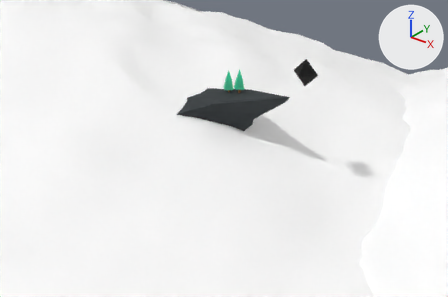
Renders of the COLLADA model source/resource/obj/cliff.dae from each side of a commit.
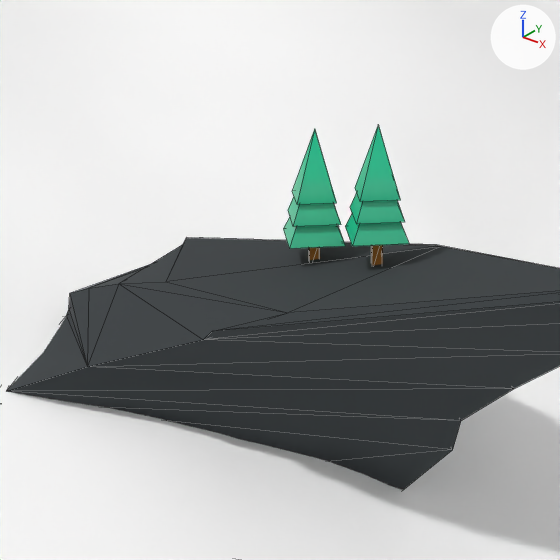
Each version appears first from a camera (50 mm lens) standing at (69.5, -106.3, 47.8) and looking at (-11.9, -4.5, -15.3), and next in a close-up on the part from 39% to 60% of the width and 16% to 48% of the height. Lighting does not change. The marker at upper right points along +X, +Y and +Z. The close-ups show mesh edges as thin lines. Where no turn or scale is listed for an object, it has been applied to the vertices.
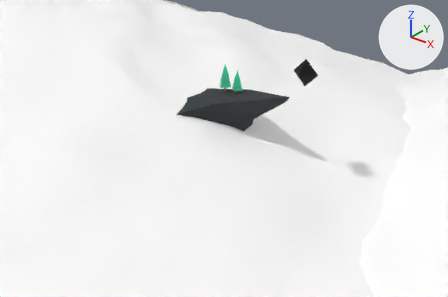
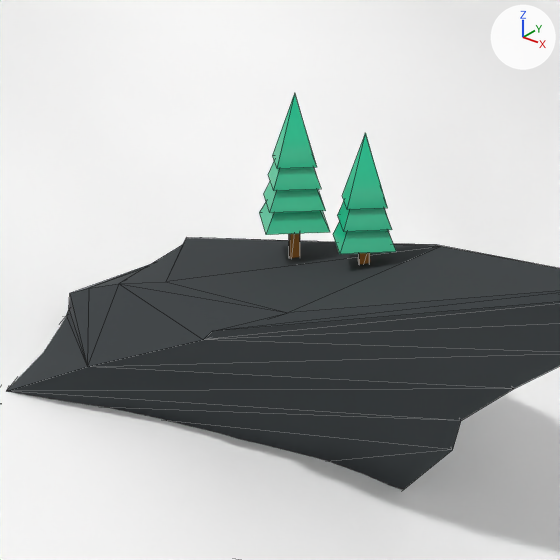
What differs and where, as boxes (x1, y1, x2, y2) in the close-ups (560 x 560 px):
'Cone_0.001', moved
    before: (292, 129, 337, 205)
    after: (272, 93, 317, 169)
'Cone_0', moved
    before: (355, 125, 401, 202)
    after: (342, 133, 388, 210)
'Cone_2.001', moved
    before: (283, 217, 345, 249)
    after: (264, 182, 326, 213)
'Cone_1.001', moved
    before: (288, 197, 341, 227)
    after: (268, 162, 321, 191)
'Cone_2', moved
    before: (345, 214, 409, 246)
    after: (333, 221, 396, 254)
'Cone_1', moved
    before: (350, 193, 405, 224)
    after: (337, 201, 392, 232)
'Cone_3', added (green)
    after: (259, 202, 330, 235)
'Trunk.001', moved
    before: (309, 247, 320, 260)
    after: (289, 233, 300, 258)
'Trunk', moved
    before: (371, 245, 383, 265)
    after: (358, 253, 370, 264)

What changed in the scene script:
```text
Add me_cone_3:
    me_cone_3.from_pydata([(1.82, 0.0, -1.42), (0.0, 0.0, 1.42), (0.0, 1.82, -1.42), (-1.82, 0.0, -1.42), (0.0, -1.82, -1.42)], [], [(2, 1, 0), (3, 1, 2), (4, 1, 3), (0, 1, 4)])
    me_cone_3.materials.append(mat_treetop)  # green #19c28f
Change ob_trunk:
    ob_trunk.location: (-12.56, 2.03, -3.02) -> (-13.19, 2.03, -3.49)
Change ob_cone_0:
    ob_cone_0.location: (-12.56, 2.03, 0.77) -> (-13.19, 2.03, 0.3)
Change ob_cone_1:
    ob_cone_1.location: (-12.56, 2.03, -0.08) -> (-13.19, 2.03, -0.55)
Change ob_cone_2:
    ob_cone_2.location: (-12.56, 2.03, -0.94) -> (-13.19, 2.03, -1.41)
Change ob_trunk_001:
    ob_trunk_001.location: (-15.71, 2.03, -3.85) -> (-16.72, 2.03, -2.93)
Change ob_cone_0_001:
    ob_cone_0_001.location: (-15.71, 2.03, -0.06) -> (-16.72, 2.03, 1.21)
Change ob_cone_1_001:
    ob_cone_1_001.location: (-15.71, 2.03, -0.91) -> (-16.72, 2.03, 0.35)
Change ob_cone_2_001:
    ob_cone_2_001.location: (-15.71, 2.03, -1.77) -> (-16.72, 2.03, -0.5)
Add ob_cone_3:
    ob_cone_3 = bpy.data.objects.new('Cone_3', me_cone_3)
    ob_cone_3.location = (-16.72, 2.03, -1.36)
```
